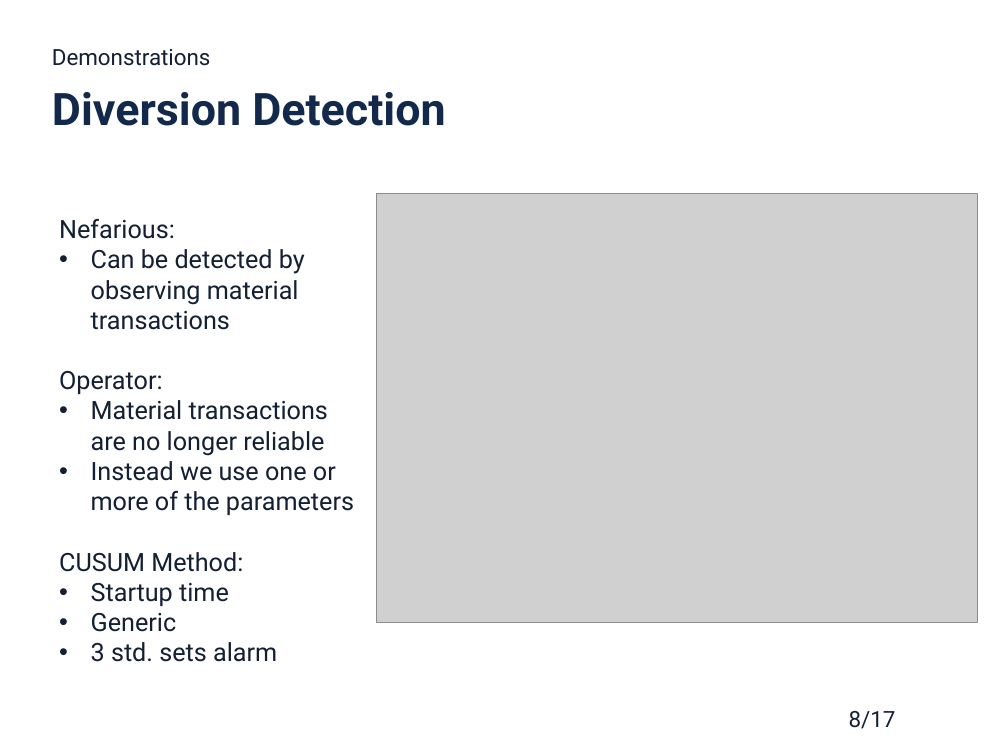
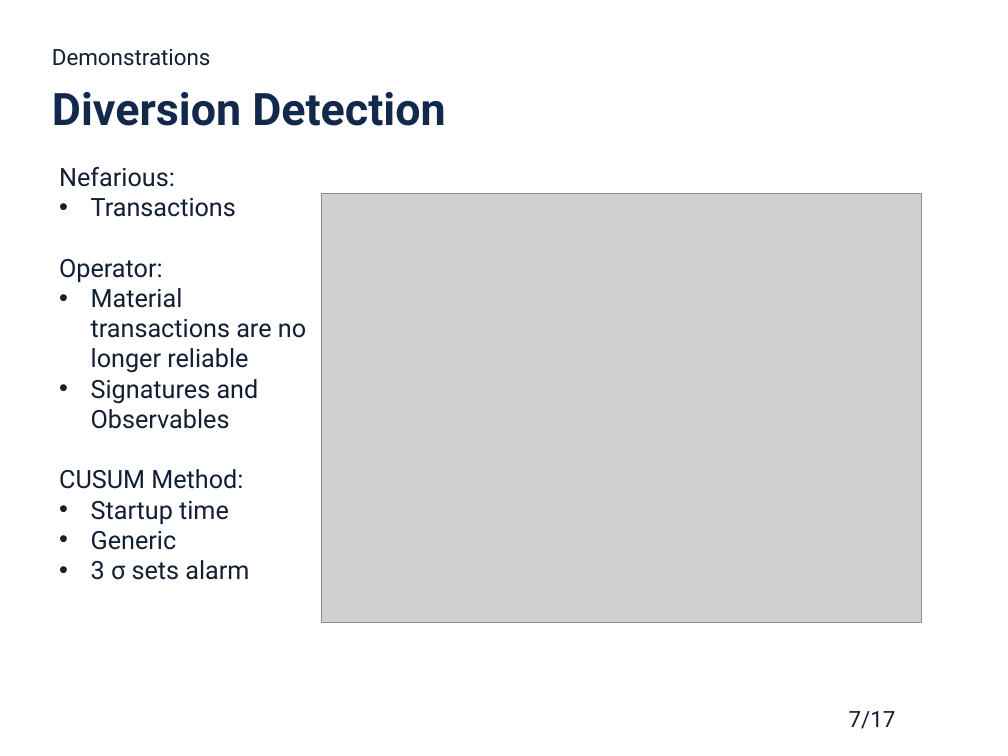
Before and after one commit to gtw2/2019-westphal-twofcs, a slide deck: slide 7 of 2019-westphal-twofcs-pres.pptx (slide 8 before the commit). Drawn at 1008x756 pixels with LibreOffice and Linux fonts; fonts in the diff are those of the drawing; grey boxes stand for pictures; background and template pictures are left out. Boxes give left, top, right and bottom in pixels: in the first picture for what was removed or moved away, otherwise in the second. Text is boxed around its words. In the diff, an @@ line names an element or a change of style, - is before the commit and + after.

```diff
--- a/2019-westphal-twofcs-pres.pptx
+++ b/2019-westphal-twofcs-pres.pptx
@@ text "Nefarious:": place and size @@
-text "Nefarious:" at (59,219,354,662)
+text "Nefarious:" at (59,167,306,580)
@@ text at (91,198,236,217): text changed @@
-• Can be detected by observing material transactions
+• Transactions
@@ picture: place and size @@
-picture at (377,194,978,623)
+picture at (322,194,922,623)
@@ text at (91,379,259,429): text changed @@
-• Instead we use one or more of the parameters
+• Signatures and Observables
@@ text at (91,560,249,580): text changed @@
-• 3 std. sets alarm
+• 3 σ sets alarm
@@ page number at (849,711,896,729): text changed @@
-8/17
+7/17
```
Also in this commit, not shown: 9 other slides changed, 2 slides added, 1 slide removed, 1 other file.
